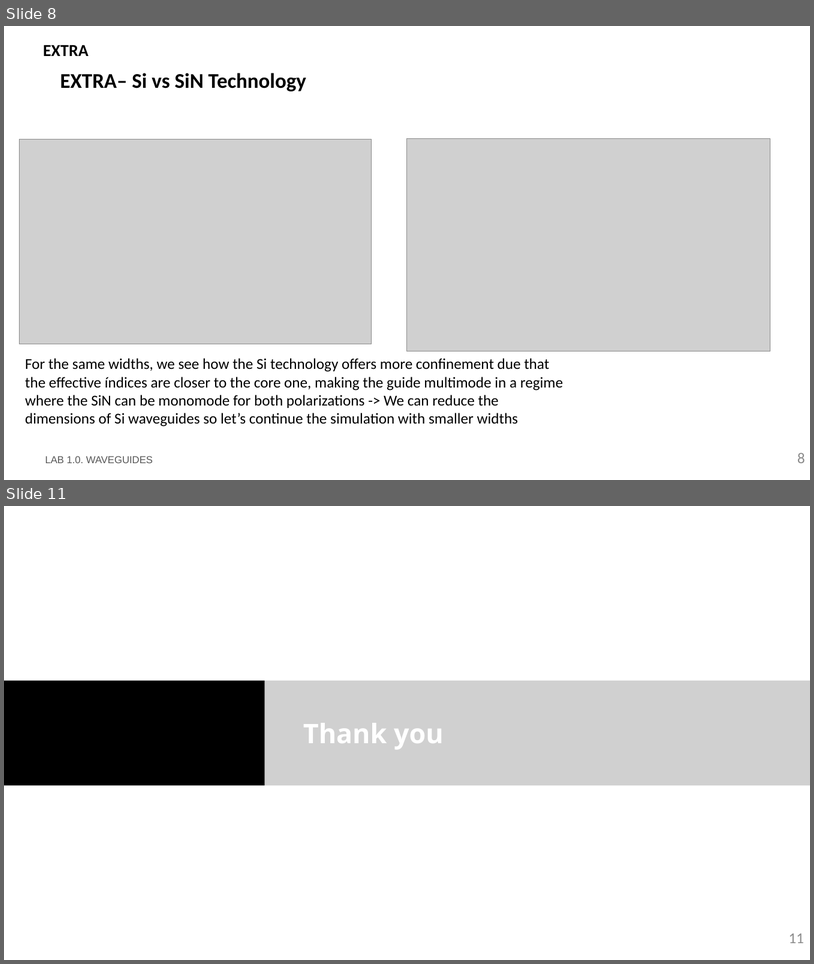
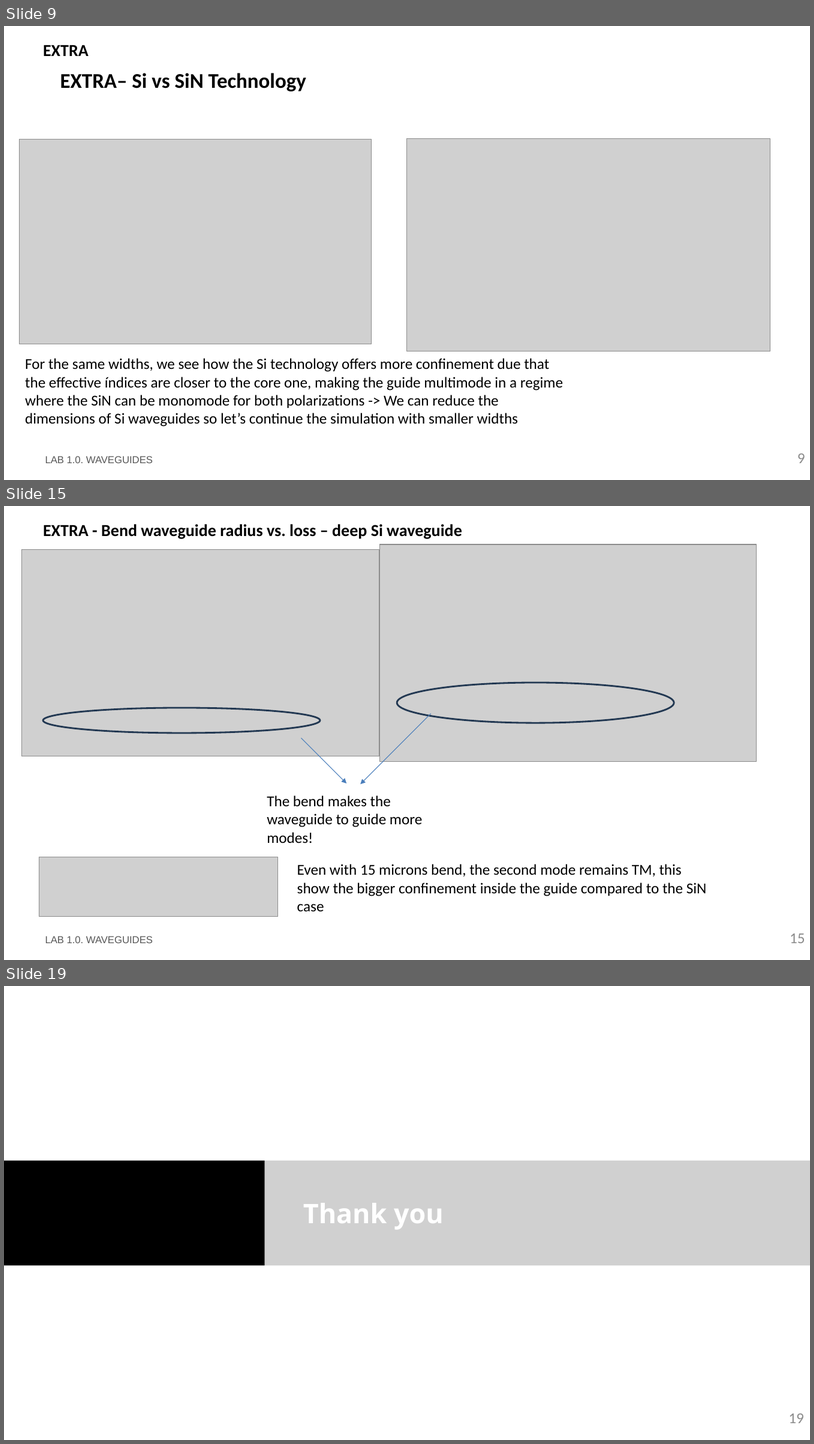
Before and after one commit to DBAEASE/pic-upv-lab1, a slide deck: LabBook_10.pptx. Shown one above the other, each under a label of ours: slides 8 and 11 before the commit, slides 9, 15 and 19 after it; the slides between them are not shown. The pictures are 814x964 and 814x1444 pixels, drawn with LibreOffice and Linux fonts; fonts in the diff are those of the drawing; grey boxes stand for pictures; background and template pictures are left out. Boxes give left, top, right and bottom in pixels: in the first picture for what was removed or moved away, otherwise in the second. Text is boxed around its words. In the diff, an @@ line names an element or a change of style, - is before the commit and + after.

Commit message:
Extra hecho

```diff
--- a/LabBook_10.pptx
+++ b/LabBook_10.pptx
@@ slide 15 added at <box>4,506,810,960</box>, background #FFFFFF @@
@@ title added at <box>43,524,462,539</box>, 20 pt, text #000000, bold @@
+EXTRA - Bend waveguide radius vs. loss – deep Si waveguide
@@ picture added at <box>21,550,380,756</box> @@
@@ picture added at <box>380,545,756,762</box> @@
@@ ellipse added at <box>397,682,674,723</box>, outline #233953 2 pt @@
@@ ellipse added at <box>44,708,320,733</box>, outline #233953 2 pt @@
@@ arrow added from (431, 714) to (361, 784), #4B7EBC 0.75 pt @@
@@ arrow added from (302, 738) to (347, 783), #4B7EBC 0.75 pt @@
@@ text added at <box>267,795,422,843</box>, 18 pt, text #000000 @@
+The bend makes the waveguide to guide more modes!
@@ picture added at <box>39,857,278,916</box> @@
@@ text added at <box>297,864,707,912</box>, 18 pt, text #000000 @@
+Even with 15 microns bend, the second mode remains TM, this show the bigger confinement inside the guide compared to the SiN case
@@ text added at <box>45,936,153,943</box>, 12 pt, text #585858 @@
+LAB 1.0. WAVEGUIDES
@@ page number added at <box>790,933,806,943</box>, 18 pt, text #8C8C8C @@
+15
@@ what was slide 8 is now slide 9 @@
@@ page number at <box>798,453,806,463</box>: text changed @@
-8
+9
@@ what was slide 11 is now slide 19 @@
@@ page number at <box>789,1413,804,1423</box>: text changed @@
-11
+19
```
Also in this commit, not shown: 4 slides changed, 7 other slides added, 1 other file.
